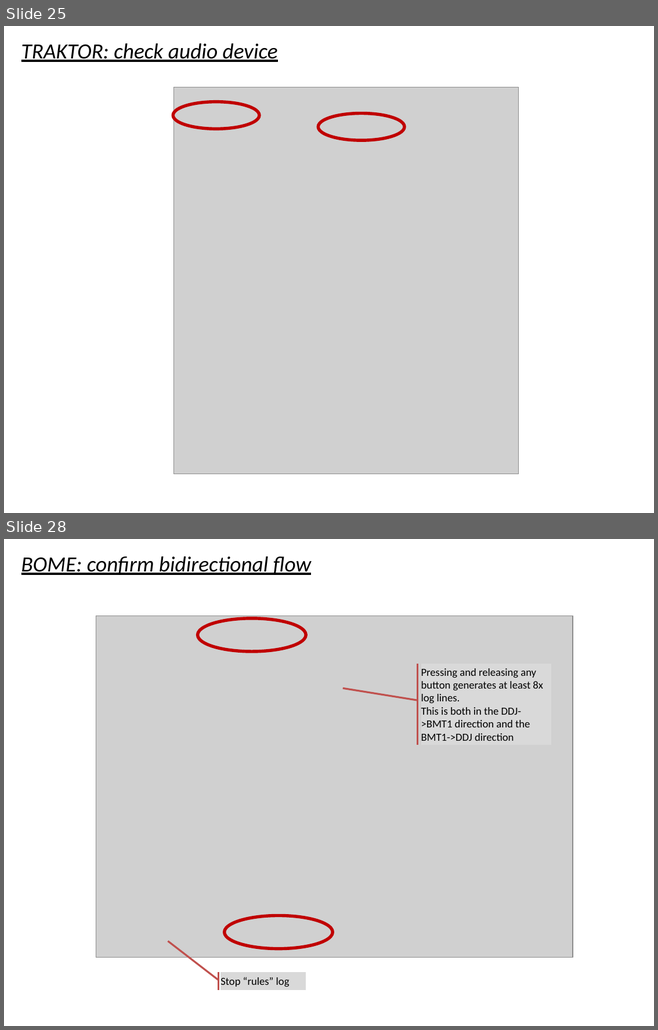
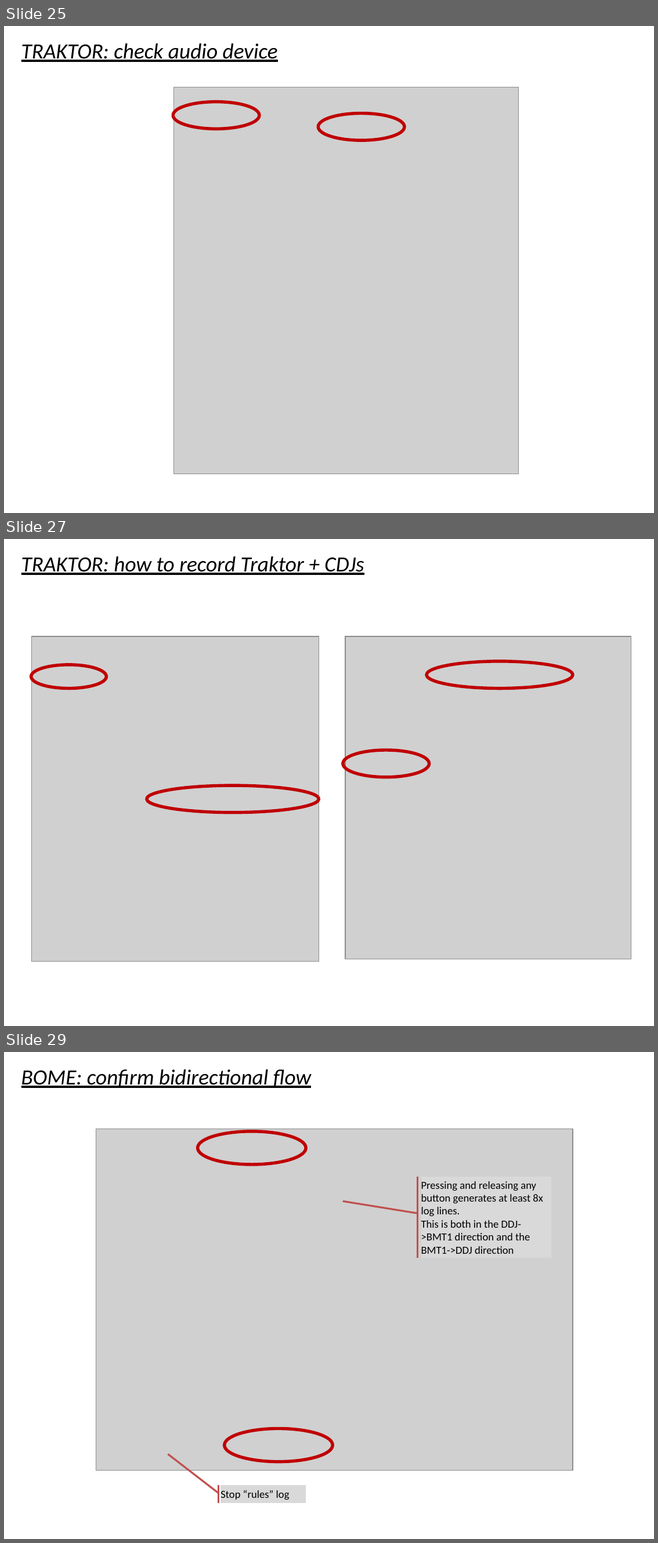
Before and after one commit to pestrela/music, a slide deck: traktor/mapping_ddj_1000/Support files/Source files/DDJ-1000 - Installation Guide.pptx. Shown one above the other, each under a label of ours: slides 25 and 28 before the commit, slides 25, 27 and 29 after it; the slides between them are not shown. The pictures are 658x1030 and 658x1543 pixels, drawn with LibreOffice and Linux fonts; fonts in the diff are those of the drawing; grey boxes stand for pictures. Boxes give left, top, right and bottom in pixels: in the first picture for what was removed or moved away, otherwise in the second. Text is boxed around its words. In the diff, an @@ line names an element or a change of style, - is before the commit and + after.

```diff
--- a/traktor/mapping_ddj_1000/Support files/Source files/DDJ-1000 - Installation Guide.pptx
+++ b/traktor/mapping_ddj_1000/Support files/Source files/DDJ-1000 - Installation Guide.pptx
@@ slide 27 added at box(4, 539, 654, 1026), background #FFFFFF @@
@@ text added at box(21, 556, 364, 575), 24 pt, text #000000, italic, underline @@
+TRAKTOR: how to record Traktor + CDJs
@@ picture added at box(32, 636, 319, 962) @@
@@ picture added at box(345, 636, 631, 959) @@
@@ ellipse added at box(31, 665, 107, 689), outline #C00000 3.5 pt @@
@@ ellipse added at box(426, 661, 572, 689), outline #C00000 3.5 pt @@
@@ ellipse added at box(343, 750, 429, 777), outline #C00000 3.5 pt @@
@@ ellipse added at box(147, 786, 319, 813), outline #C00000 3.5 pt @@
@@ what was slide 28 is now slide 29 @@
```
Also in this commit, not shown: 9 slides changed, 4 other slides added, 3 slides removed, 26 other files.
